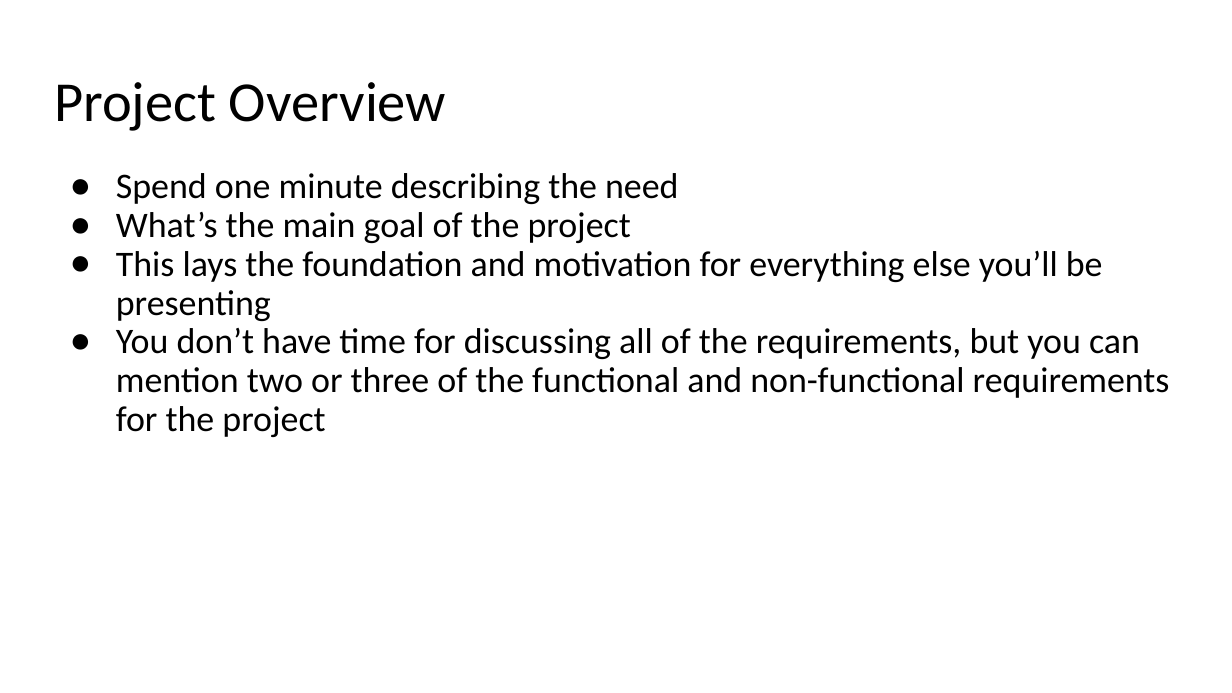
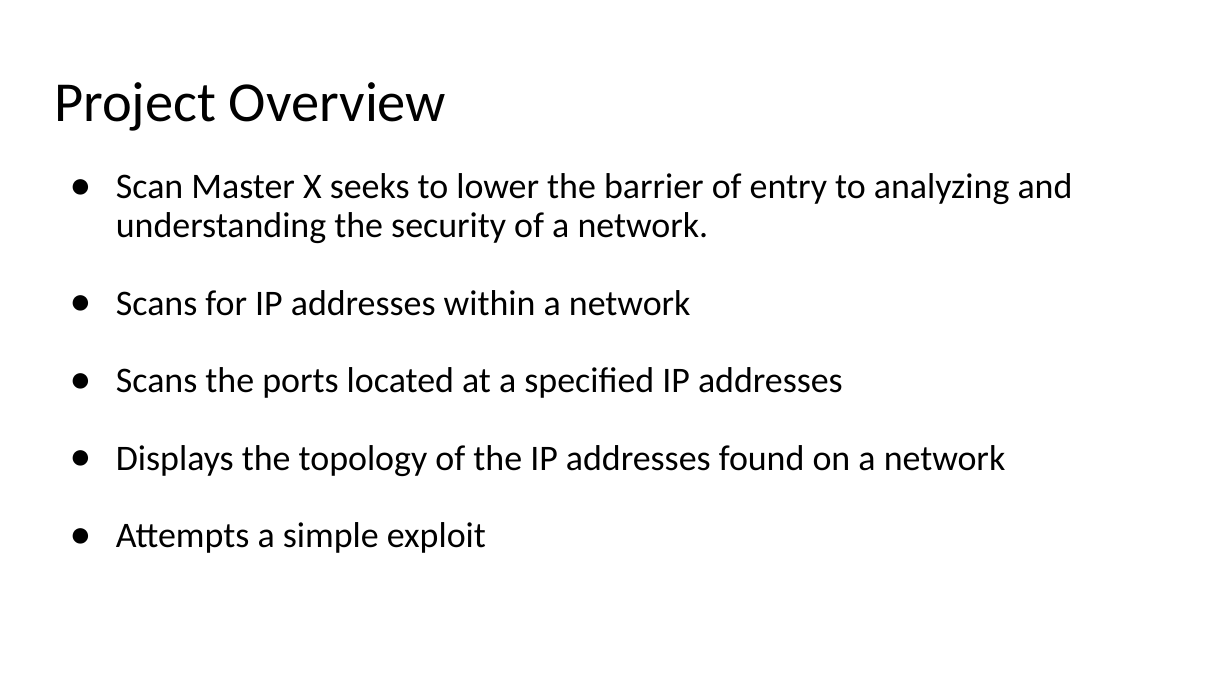
Before and after one commit to Sanmeet-EWU/github-teams-project-bid-uwultimate-stardust-crusaders, a slide deck: slide 3 of Alexa/CSCD350 Presentation format.pptx. Drawn at 1232x693 pixels with LibreOffice and Linux fonts; fonts in the diff are those of the drawing. Boxes give left, top, right and bottom in pixels: in the first picture for what was removed or moved away, otherwise in the second. Text is boxed around its words. In the diff, an @@ line names an element or a change of style, - is before the commit and + after.

```diff
--- a/Alexa/CSCD350 Presentation format.pptx
+++ b/Alexa/CSCD350 Presentation format.pptx
@@ text at (x1=116, y1=173, x2=1073, y2=553): text changed @@
-● Spend one minute describing the need
-● What’s the main goal of the project
-● This lays the foundation and motivation for everything else you’ll be presenting
-● You don’t have time for discussing all of the requirements, but you can mention two or three of the functional and non-functional requirements for the project
+● Scan Master X seeks to lower the barrier of entry to analyzing and understanding the security of a network.
+● Scans for IP addresses within a network
+● Scans the ports located at a specified IP addresses
+● Displays the topology of the IP addresses found on a network
+● Attempts a simple exploit
```
Also in this commit, not shown: 6 other slides changed, 1 slide added, 1 slide removed, 2 other files.
